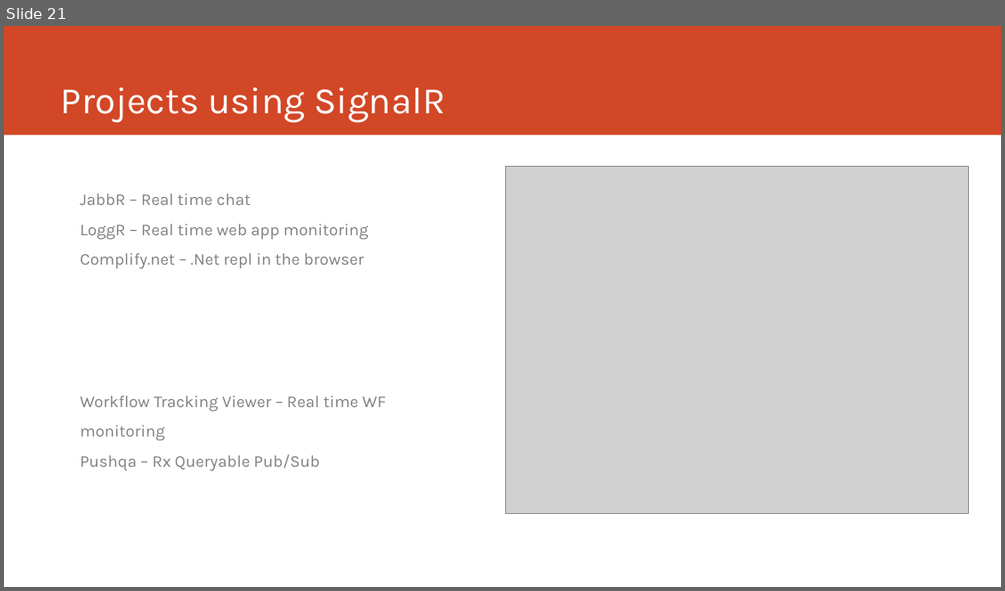
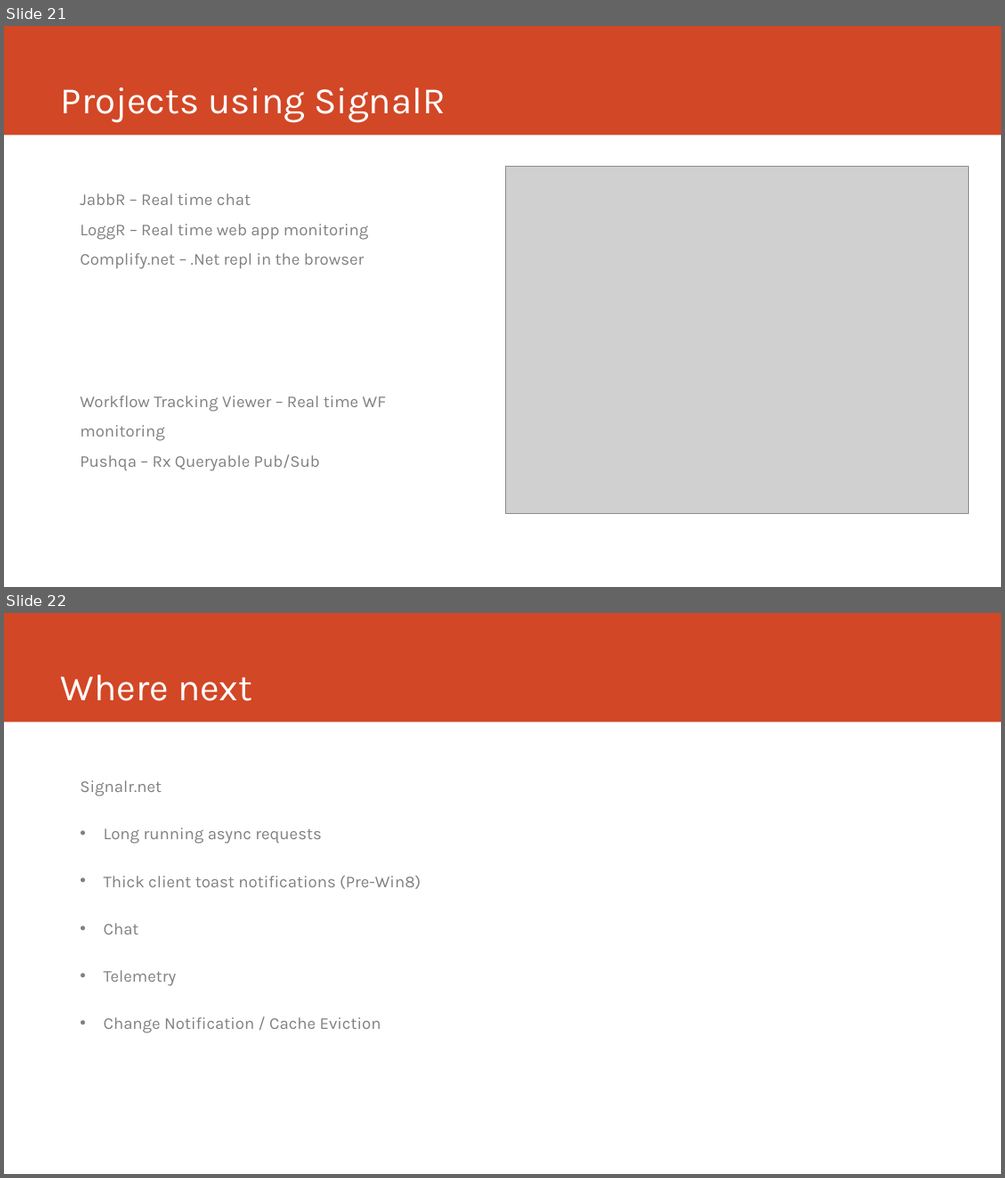
Before and after one commit to PeteGoo/Presentations.SignalR, a slide deck: SignalR.pptx. Shown one above the other, each under a label of ours: slide 21 before the commit, slides 21 and 22 after it. The pictures are 1005x591 and 1005x1178 pixels, drawn with LibreOffice and Linux fonts; fonts in the diff are those of the drawing; grey boxes stand for pictures. Boxes give left, top, right and bottom in pixels: in the first picture for what was removed or moved away, otherwise in the second. Text is boxed around its words. In the diff, an @@ line names an element or a change of style, - is before the commit and + after.

```diff
--- a/SignalR.pptx
+++ b/SignalR.pptx
@@ slide 22 added at bbox=[4, 613, 1001, 1174], background #FFFFFF; not listed: 1 template element that a slide beside it also shows @@
@@ title added at bbox=[61, 674, 252, 701], 36 pt, text #FFFFFF @@
+Where next
@@ text added at bbox=[80, 780, 421, 1033], 16 pt, text #808080 @@
+Signalr.net
+• Long running async requests
+• Thick client toast notifications (Pre-Win8)
+• Chat
+• Telemetry
+• Change Notification / Cache Eviction
```
Also in this commit, not shown: 4 slides changed, 25 other files.
